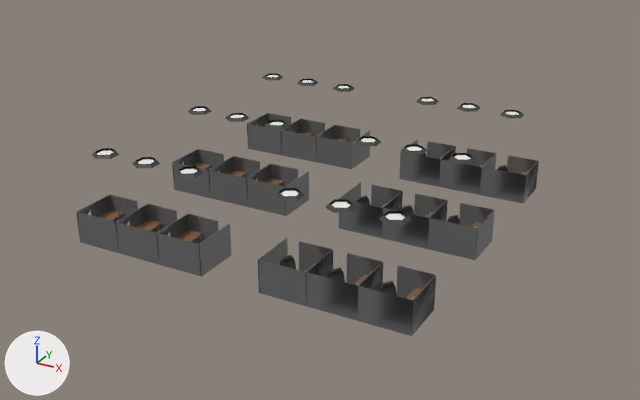
Two versions of the FBX model Assets/3D_Models/Levels/desk space.fbx, one commit apart.
One viewpoint serves both versions: a 50 mm camera at (17.2, -44.9, 16.4) aimed at (-0.4, -12.9, 0.4). Lighting does not change. The marker at lower left points along +X, +Y and +Z. Where no turn or scale is listed for an object, it has been applied to the vertices.

Names of what the first picture shows: 'deskspace.001'.
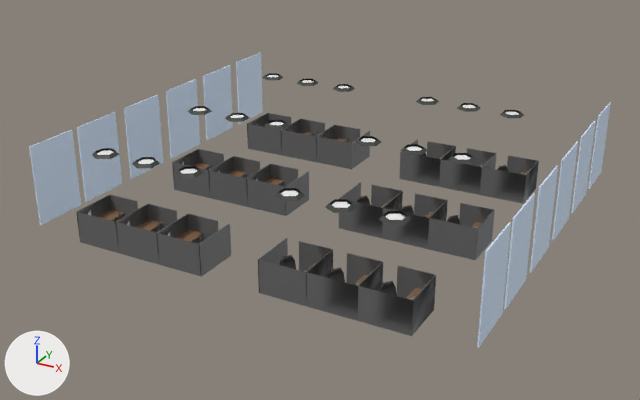
The change in detail:
Material 'glass' (mat_glass) is new.
Its base color is (0.665, 0.809, 1.0) (blue #d5e8ff).
me_deskspace_013 is used by ob_deskspace_001; location (0.0, 0.0, 0.0).
me_deskspace_013 had 40998 vertices, 32688 faces and spanned x -7.45..7.45, y -20.8..-6.05, z 0.0..3.94.
me_deskspace_013 now has 41094 vertices, 32760 faces and spans x -9.79..9.78, y -20.8..-3.01, z 0.0..3.94.
Part 1, on me_deskspace_013:
48 vertices are added at x -9.79..9.72, y -20.68..-3.01, z 0.21..3.75.
48 new vertices lie (0.06, 0.0, 0.0) away from vertices in x -9.79..9.72, y -20.68..-3.01, z 0.21..3.75.
72 new faces join them, mat_glass (blue #d5e8ff).
me_deskspace_013 now uses material mat_glass (blue #d5e8ff).

Where the change shows, as pixel boxes [x1, y1, x2, y2] in the pictures (640 x 400 px):
'deskspace.001', reshaped: before [76, 73, 539, 336]; after [29, 53, 611, 348]
part 1 of me_deskspace_013, added: after [29, 53, 611, 348]
